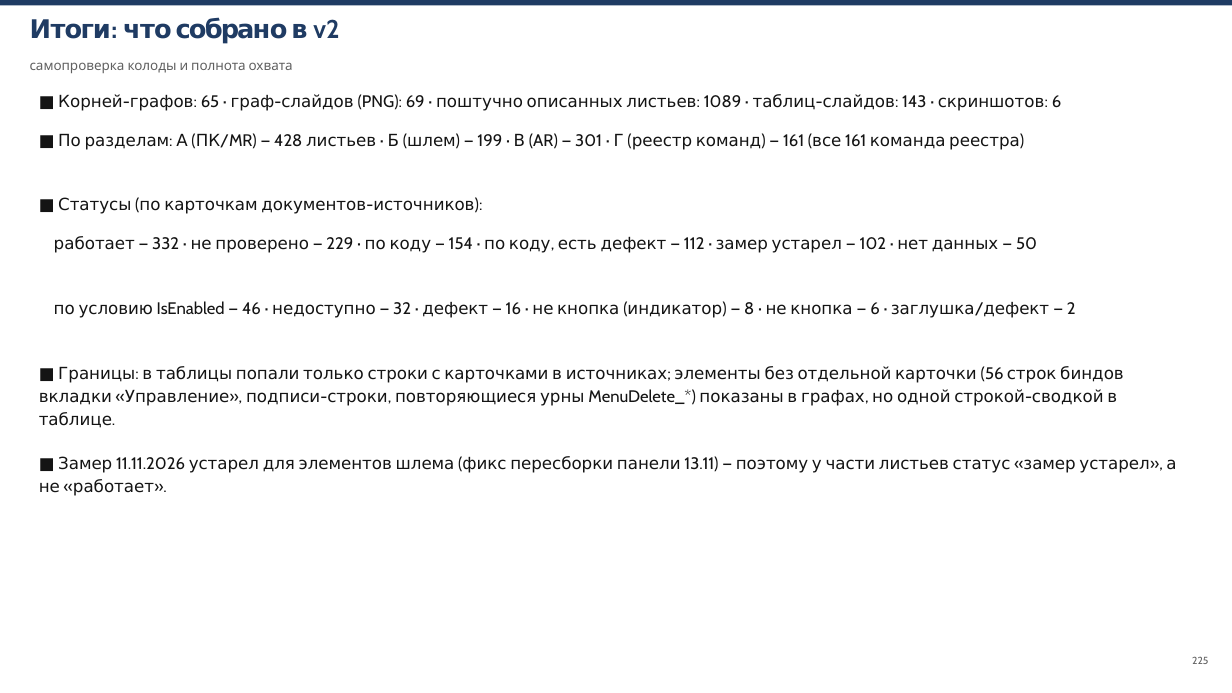
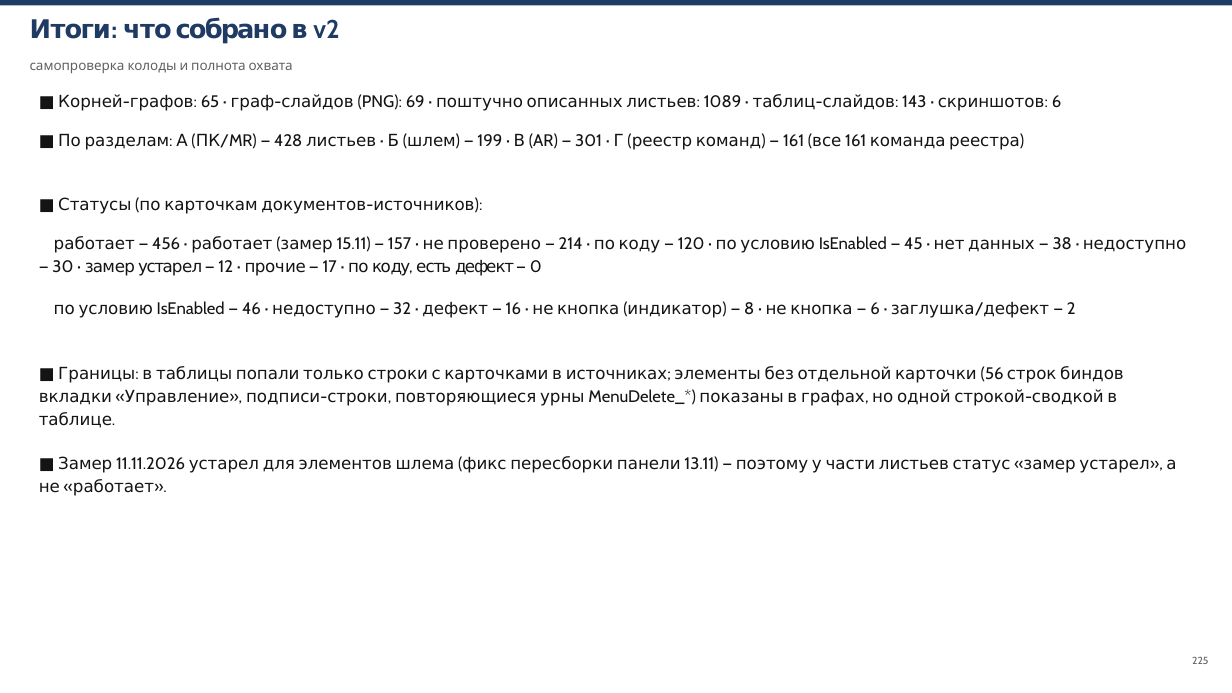
Before and after one commit to V1iktorK/KazistovVv, a slide deck: slide 225 of Docs/КОНСПЕКТ_КНОПОК.pptx. Drawn at 1232x693 pixels with LibreOffice and Linux fonts; fonts in the diff are those of the drawing. Boxes give left, top, right and bottom in pixels: in the first picture for what was removed or moved away, otherwise in the second. Text is boxed around its words. In the diff, an @@ line names an element or a change of style, - is before the commit and + after.

```diff
--- a/Docs/КОНСПЕКТ_КНОПОК.pptx
+++ b/Docs/КОНСПЕКТ_КНОПОК.pptx
@@ text at box(52, 236, 1187, 276): text changed @@
-работает — 332 · не проверено — 229 · по коду — 154 · по коду, есть дефект — 112 · замер устарел — 102 · нет данных — 50
+работает — 456 · работает (замер 15.11) — 157 · не проверено — 214 · по коду — 120 · по условию IsEnabled — 45 · нет данных — 38 · недоступно — 30 · замер устарел — 12 · прочие — 17 · по коду, есть дефект — 0
```
Also in this commit, not shown: 17 other slides changed, 2 other files.
